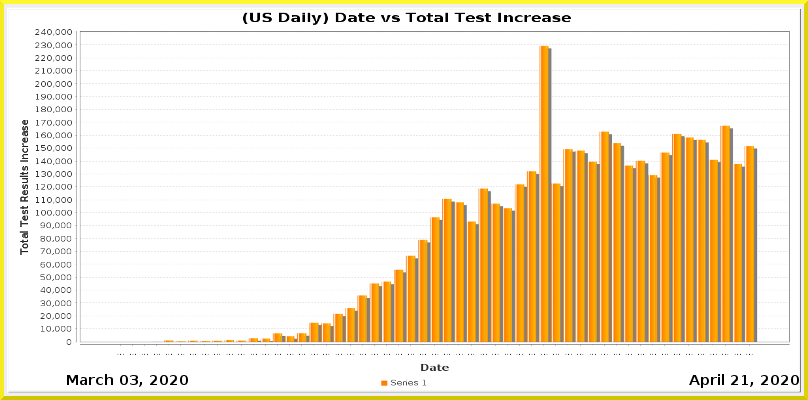
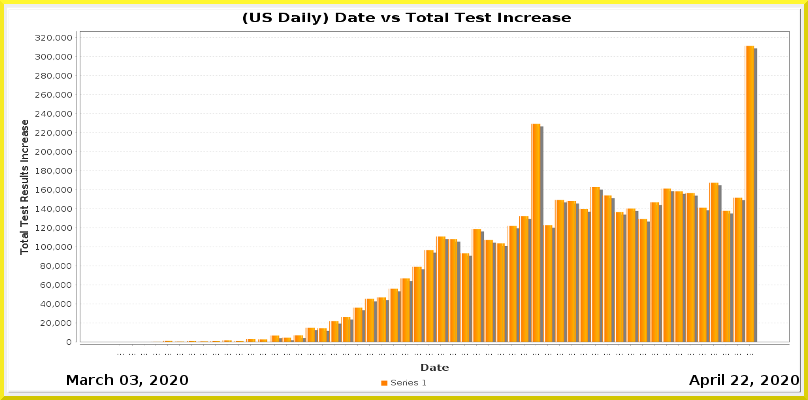
Before/after of a 808 × 400 layered artwork. What changed in the layer stack:
painted on "Current Date" over box(741, 375, 748, 385)
painted on "Date_vs_TestIncrease.png" over box(35, 29, 788, 355)
